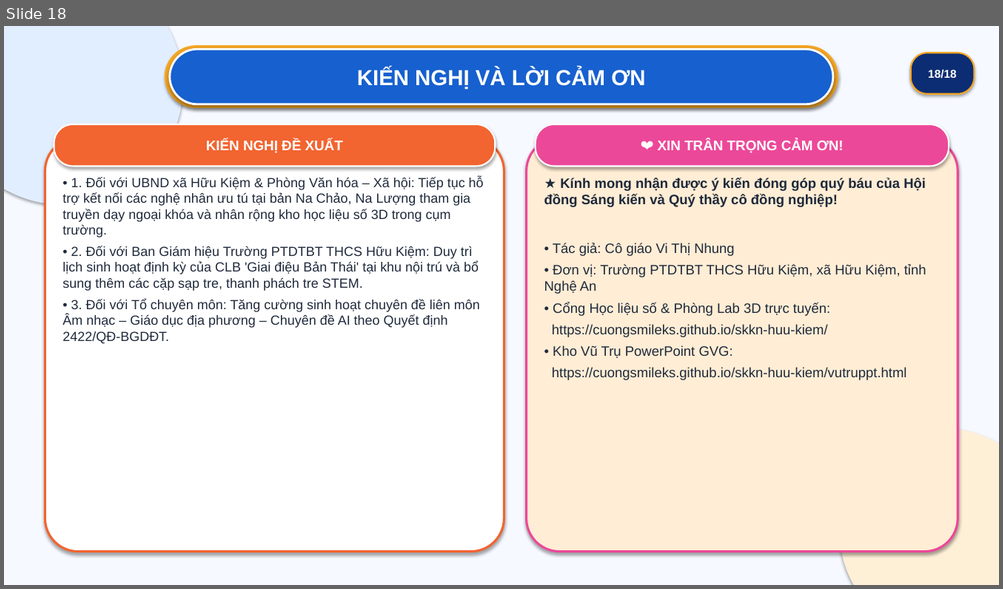
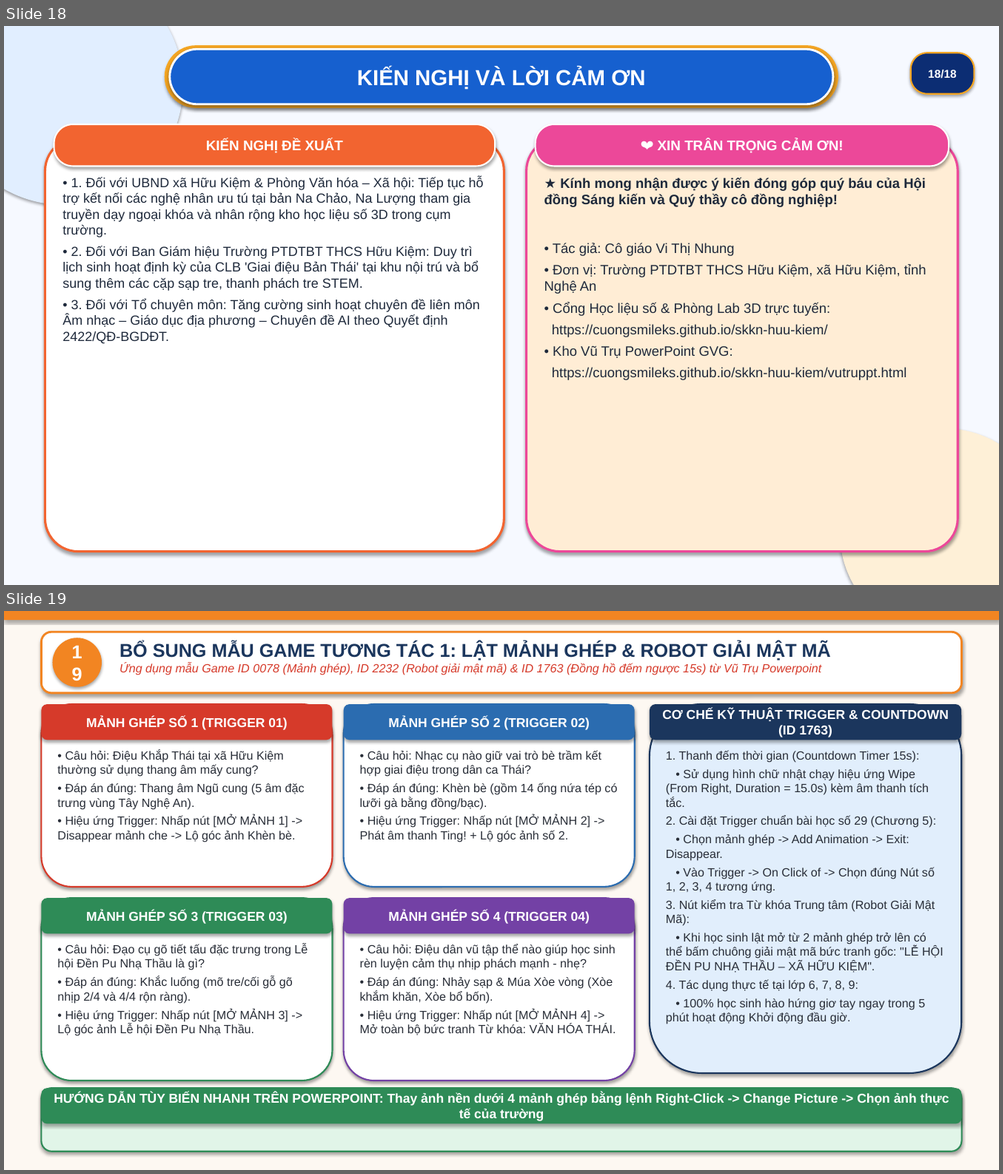
Before and after one commit to cuongsmileks/skkn-huu-kiem, a slide deck: BAO_CAO_BIEN_PHAP_GVG_MAU_M001_VUTRUPPT_VI_THI_NHUNG.pptx. Shown one above the other, each under a label of ours: slide 18 before the commit, slides 18 and 19 after it. The pictures are 1003x589 and 1003x1174 pixels, drawn with LibreOffice and Linux fonts; fonts in the diff are those of the drawing. Boxes give left, top, right and bottom in pixels: in the first picture for what was removed or moved away, otherwise in the second. Text is boxed around its words. In the diff, an @@ line names an element or a change of style, - is before the commit and + after.

```diff
--- a/BAO_CAO_BIEN_PHAP_GVG_MAU_M001_VUTRUPPT_VI_THI_NHUNG.pptx
+++ b/BAO_CAO_BIEN_PHAP_GVG_MAU_M001_VUTRUPPT_VI_THI_NHUNG.pptx
@@ slide 19 added at box(4, 611, 999, 1170), background #FFFFFF @@
@@ rectangle added at box(4, 611, 999, 1170), fill #FDF8F2 @@
@@ rectangle added at box(4, 611, 999, 620), fill #F28522 @@
@@ rounded rectangle added at box(41, 632, 962, 693), fill #FFFFFF, outline #F28522 2 pt @@
@@ ellipse added at box(53, 638, 102, 687), fill #F28522, 18 pt, text #FFFFFF, bold @@
+19
@@ text added at box(119, 642, 831, 675), 11.5 pt, text #D63A2A, italic @@
+BỔ SUNG MẪU GAME TƯƠNG TÁC 1: LẬT MẢNH GHÉP & ROBOT GIẢI MẬT MÃ
+Ứng dụng mẫu Game ID 0078 (Mảnh ghép), ID 2232 (Robot giải mật mã) & ID 1763 (Đồng hồ đếm ngược 15s) từ Vũ Trụ Powerpoint
@@ rounded rectangle added at box(41, 704, 333, 887), fill #FFFFFF, outline #D63A2A 1.5 pt @@
@@ rounded rectangle added at box(41, 704, 333, 740), fill #D63A2A, 12.5 pt, text #FFFFFF, bold @@
+MẢNH GHÉP SỐ 1 (TRIGGER 01)
@@ rounded rectangle added at box(344, 704, 634, 887), fill #FFFFFF, outline #2B6CB0 1.5 pt @@
@@ rounded rectangle added at box(344, 704, 634, 740), fill #2B6CB0, 12.5 pt, text #FFFFFF, bold @@
+MẢNH GHÉP SỐ 2 (TRIGGER 02)
@@ rounded rectangle added at box(649, 704, 962, 1073), fill #E1EEFC, outline #1B365D 1.5 pt @@
@@ rounded rectangle added at box(649, 704, 962, 740), fill #1B365D, 12.5 pt, text #FFFFFF, bold @@
+CƠ CHẾ KỸ THUẬT TRIGGER & COUNTDOWN (ID 1763)
@@ text added at box(57, 750, 304, 843), 11.5 pt, text #282D37 @@
+• Câu hỏi: Điệu Khắp Thái tại xã Hữu Kiệm thường sử dụng thang âm mấy cung?
+• Đáp án đúng: Thang âm Ngũ cung (5 âm đặc trưng vùng Tây Nghệ An).
+• Hiệu ứng Trigger: Nhấp nút [MỞ MẢNH 1] -> Disappear mảnh che -> Lộ góc ảnh Khèn bè.
@@ text added at box(360, 750, 617, 843), 11.5 pt, text #282D37 @@
+• Câu hỏi: Nhạc cụ nào giữ vai trò bè trầm kết hợp giai điệu trong dân ca Thái?
+• Đáp án đúng: Khèn bè (gồm 14 ống nứa tép có lưỡi gà bằng đồng/bạc).
+• Hiệu ứng Trigger: Nhấp nút [MỞ MẢNH 2] -> Phát âm thanh Ting! + Lộ góc ảnh số 2.
@@ text added at box(666, 750, 943, 1025), 11.5 pt, text #282D37 @@
+1. Thanh đếm thời gian (Countdown Timer 15s):
+• Sử dụng hình chữ nhật chạy hiệu ứng Wipe (From Right, Duration = 15.0s) kèm âm thanh tích tắc.
+2. Cài đặt Trigger chuẩn bài học số 29 (Chương 5):
+• Chọn mảnh ghép -> Add Animation -> Exit: Disappear.
+• Vào Trigger -> On Click of -> Chọn đúng Nút số 1, 2, 3, 4 tương ứng.
+3. Nút kiểm tra Từ khóa Trung tâm (Robot Giải Mật Mã):
+• Khi học sinh lật mở từ 2 mảnh ghép trở lên có thể bấm chuông giải mật mã bức tranh gốc: "LỄ HỘI ĐỀN PU NHẠ THẦU – XÃ HỮU KIỆM".
+4. Tác dụng thực tế tại lớp 6, 7, 8, 9:
+• 100% học sinh hào hứng giơ tay ngay trong 5 phút hoạt động Khởi động đầu giờ.
@@ rounded rectangle added at box(41, 898, 333, 1081), fill #FFFFFF, outline #2E8B57 1.5 pt @@
@@ rounded rectangle added at box(41, 898, 333, 934), fill #2E8B57, 12.5 pt, text #FFFFFF, bold @@
+MẢNH GHÉP SỐ 3 (TRIGGER 03)
@@ rounded rectangle added at box(344, 898, 634, 1081), fill #FFFFFF, outline #7341A5 1.5 pt @@
@@ rounded rectangle added at box(344, 898, 634, 934), fill #7341A5, 12.5 pt, text #FFFFFF, bold @@
+MẢNH GHÉP SỐ 4 (TRIGGER 04)
@@ text added at box(57, 944, 307, 1037), 11.5 pt, text #282D37 @@
+• Câu hỏi: Đạo cụ gõ tiết tấu đặc trưng trong Lễ hội Đền Pu Nhạ Thầu là gì?
+• Đáp án đúng: Khắc luống (mõ tre/cối gỗ gõ nhịp 2/4 và 4/4 rộn ràng).
+• Hiệu ứng Trigger: Nhấp nút [MỞ MẢNH 3] -> Lộ góc ảnh Lễ hội Đền Pu Nhạ Thầu.
@@ text added at box(360, 944, 615, 1036), 11.5 pt, text #282D37 @@
+• Câu hỏi: Điệu dân vũ tập thể nào giúp học sinh rèn luyện cảm thụ nhịp phách mạnh - nhẹ?
+• Đáp án đúng: Nhảy sạp & Múa Xòe vòng (Xòe khắm khăn, Xòe bổ bốn).
+• Hiệu ứng Trigger: Nhấp nút [MỞ MẢNH 4] -> Mở toàn bộ bức tranh Từ khóa: VĂN HÓA THÁI.
@@ rounded rectangle added at box(41, 1088, 962, 1152), fill #E1F5E8, outline #2E8B57 1.5 pt @@
@@ rounded rectangle added at box(41, 1088, 962, 1125), fill #2E8B57, 12.5 pt, text #FFFFFF, bold @@
+HƯỚNG DẪN TÙY BIẾN NHANH TRÊN POWERPOINT: Thay ảnh nền dưới 4 mảnh ghép bằng lệnh Right-Click -> Change Picture -> Chọn ảnh thực tế của trường
```
Also in this commit, not shown: 5 other slides added, 1 other file.
